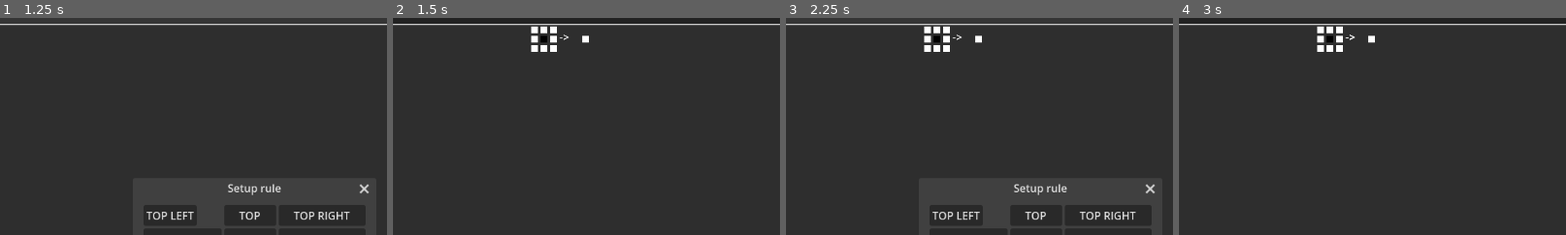
Above: before the commit, frames 1-4 (left to right).
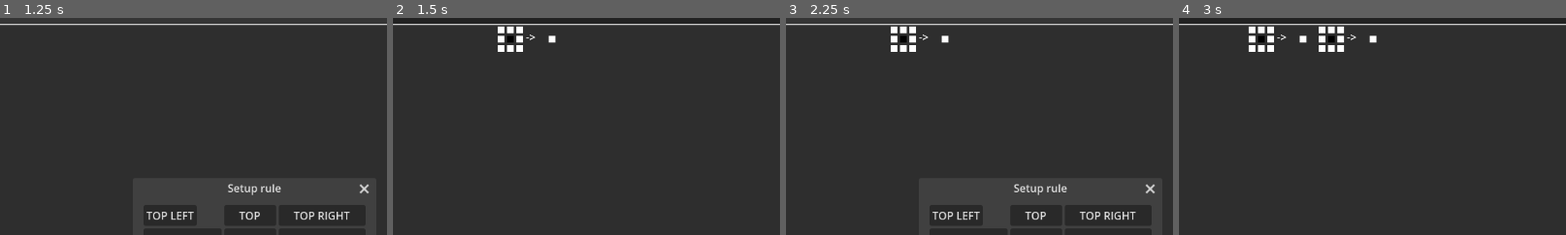
Above: after the commit, the same moments.

Repository: RWHurra/Robert-s-Game-of-Life
Game: Godot game, scene res://main.tscn
Same seed, same stepped clock (60 frames per second), same inputs: the game is played once before the commit and once after it.
Inputs:
- Up to frame 1 (1.25 s): click "Add rule" at 0.5 s
- Up to frame 2 (1.5 s): click "OK" at 1.25 s
- Up to frame 3 (2.25 s): click "Add rule" at 2 s
- Up to frame 4 (3 s): click "OK" at 2.75 s
The pictures show only the part of the screen within x 32-82%, y 8-58%; the shares and areas given below are measured in that part.

Frame 1 is identical in both runs. In frame 2, 1.2% of the frame differs, in the area x 27-51%, y 3-16%; in frame 3, 1.2%; in frame 4, 1.0%.

Commit message:
Fixed #1
Changed root node of 'rule.tscn. to Control

Diff:
--- a/create_rule.gd
+++ b/create_rule.gd
@@ -26,3 +26,4 @@
 	rule_instance.show()
 	print("Rule created: ", rule_instance)
 	print("Rules container children: ", rules_container.get_children())
+	queue_free()
--- a/rule.tscn
+++ b/rule.tscn
@@ -1,9 +1,13 @@
 [gd_scene format=3 uid="uid://c5ntw0bq10nkn"]
 
-[node name="rule" type="Node2D"]
+[node name="rule" type="Control"]
+custom_minimum_size = Vector2(100, 50)
+layout_mode = 3
+anchors_preset = 0
 
 [node name="HBoxContainer" type="HBoxContainer" parent="."]
 custom_minimum_size = Vector2(10, 10)
+layout_mode = 1
 offset_right = 52.0
 offset_bottom = 38.0
 
